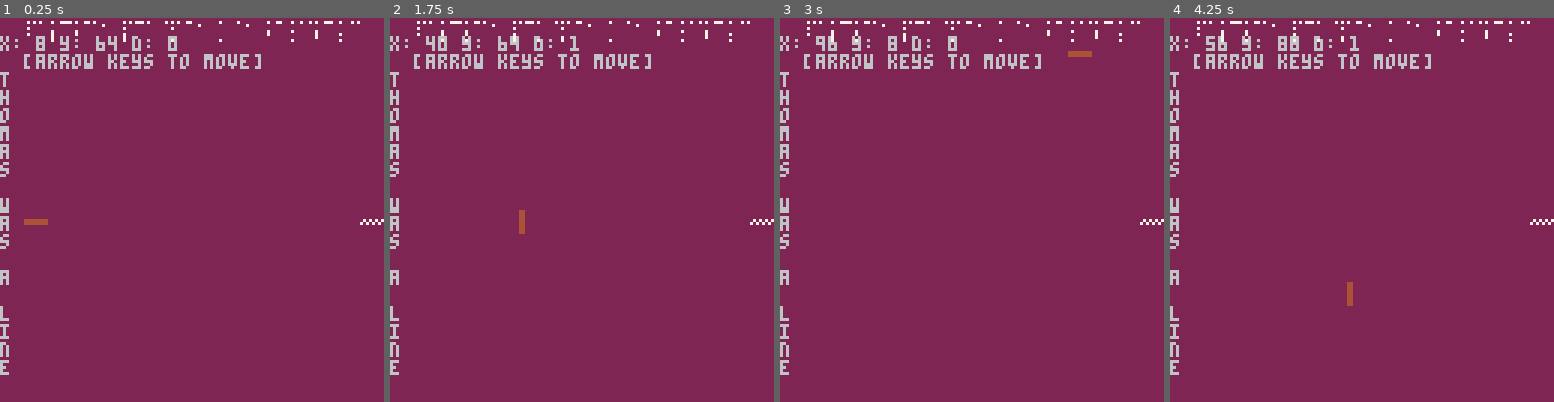
Above: before the commit, frames 1-4 (left to right).
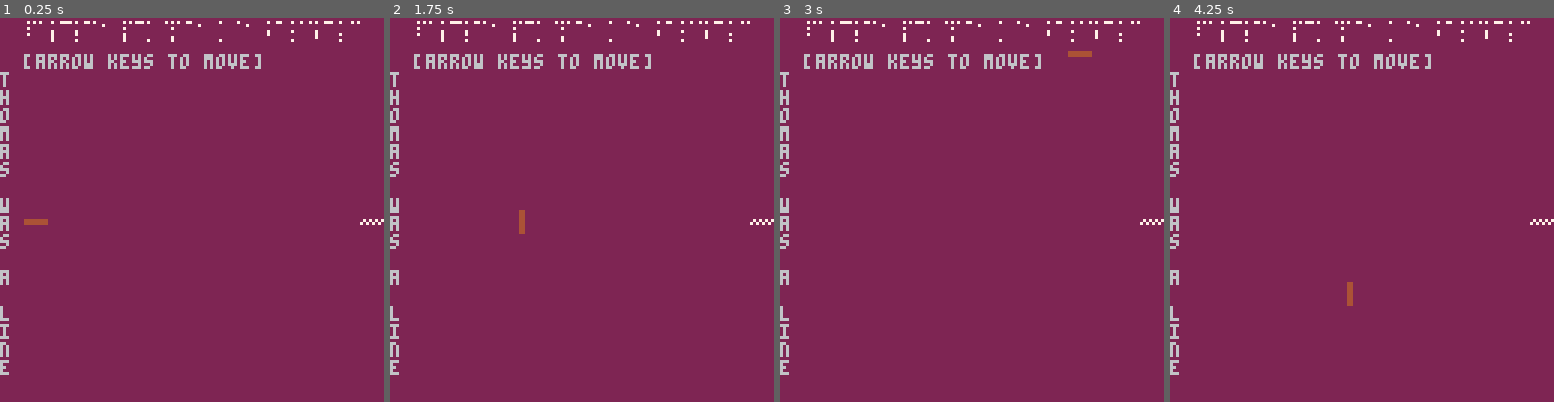
Above: after the commit, the same moments.

Repository: DoctorMikeReddy/Thomas-Was-a-Line
Game: PICO-8 cartridge thomas-was-a-line.p8
The game is run twice, just before and just after one commit, with the same random seed, the same clock (stepped at 60 frames per second) and the same inputs.
Inputs:
- Up to frame 1 (0.25 s): no input
- Up to frame 2 (1.75 s): tap X (X key) at 0.33, 1.07 s; tap O (Z key) at 0.7, 1.7 s; hold Right from 1.6 s (still down)
- Up to frame 3 (3 s): tap X (X key) at 1.85, 2.97 s; release Right at 2.1 s; tap O (Z key) at 2.1, 2.5, 2.9 s; hold Up 2.15-2.42 s; hold Right from 2.47 s (still down)
- Up to frame 4 (4.25 s): release Right at 3.03 s; hold Left 3.08-3.58 s; tap O (Z key) at 3.3, 3.7, 4.1 s; hold Down 3.63-3.97 s; hold Right from 4.02 s (still down); tap X (X key) at 4.08 s

The runs differ from the first frame. In frame 1, 0.5% of the frame differs, in the area x 0-47%, y 4-9%; in frame 2, 0.5%; in frame 3, 0.5%; in frame 4, 0.6%, in the area x 0-50%, y 4-9%.

Commit message:
Three basic screens done with raw mechanic

Diff:
--- a/thomas-was-a-line.p8
+++ b/thomas-was-a-line.p8
@@ -43,16 +43,30 @@
 -- level 0 hack
   if l==0 and x==120 and y==64
   then
+    d=1
     l=1
     x=8
+    y=64
   end
   -- level 1 hack
   if l==1 and x==120 and y==64
+    and d==1
+  then
+    d=0
+    l=2
+    x=8
+    y=64
+  end
+  -- level 2 hack
+  if l==2 and x==120 and y==56
   and d==1
   then
-    l=2
+    l=3
     x=8
+    y=64
   end
+
+
 --    if l>15 then l=0 end
 end
 
@@ -62,7 +76,7 @@
 -- colour scheme
   map((l%8)*16,(flr(l/8)*16),0,0)
   print("")
-  print("x: "..x.." y: "..y.." d: "..d)
+  print("")
   -- horiz message, if any
   print(hmsg)
 
@@ -77,8 +91,23 @@
 -- level 0 hack
   if l==0 then
     spr(17, 120,64)
-  else
-    spr(18, 120, 64)
+  elseif l==1 then
+    if y==64 then
+      if d==0 then
+        spr(19, 120, 64)
+      else
+        spr(18,120,64)
+      end
+    end
+  elseif l==2 then
+    if y==56 then
+      if d==0 then
+        spr(19, 120, 56)
+      else
+        spr(18,120,56)
+      end
+    end
+  --  spr(18, 120, 56)
   end
 
   spr(4+d,x,y)
